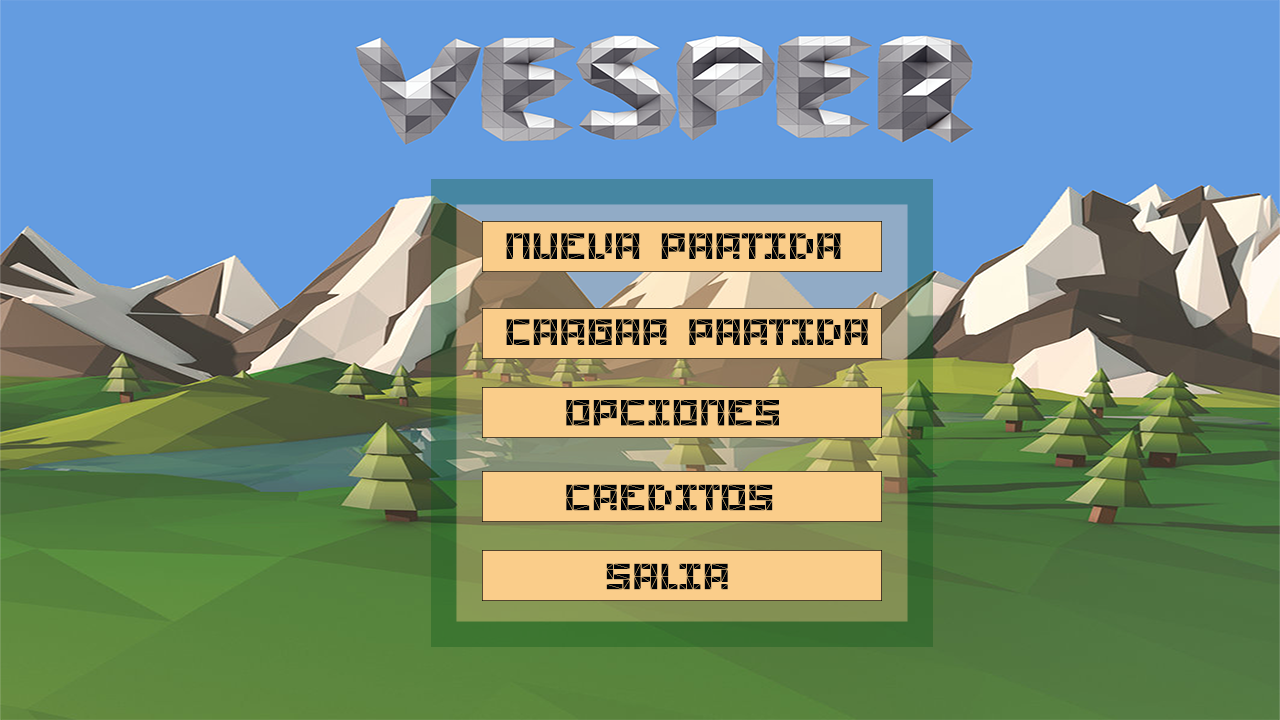
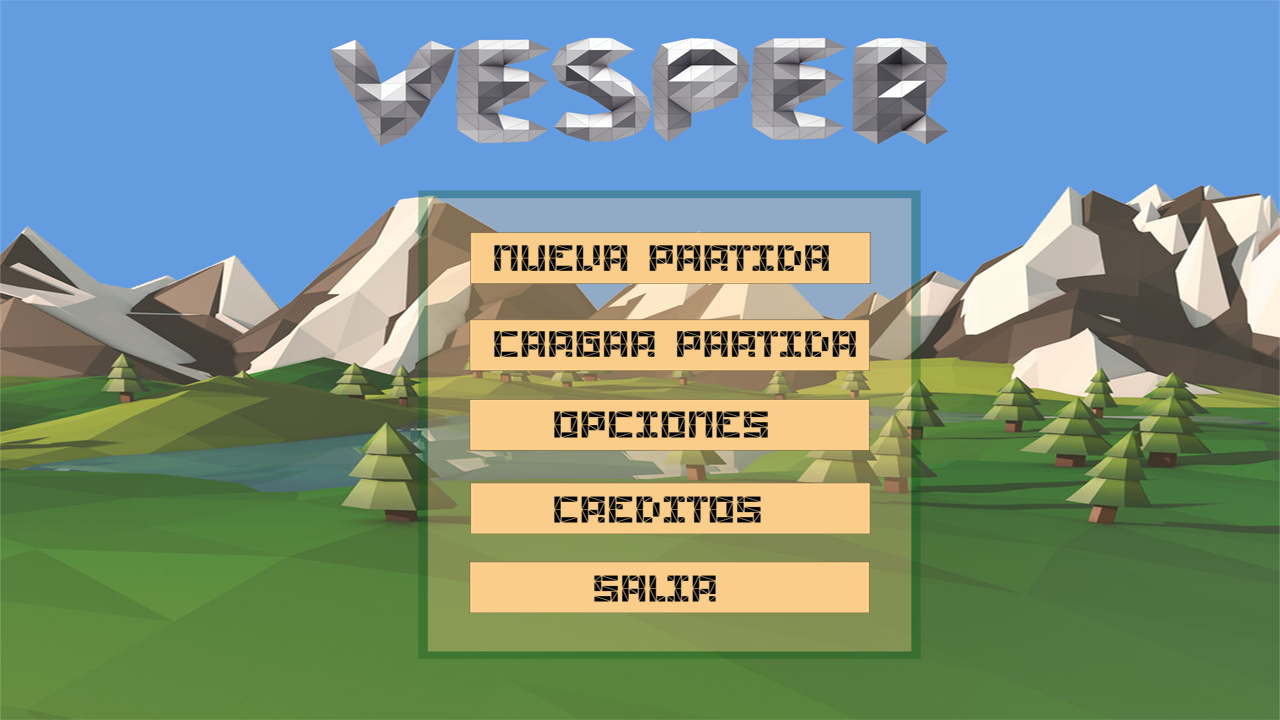
Layered file, before and after one edit (w=1280, h=720). Changes by layer:
painted on "CREDITOS copia" over [594, 563, 728, 602]
painted on "CREDITOS" over [554, 484, 773, 523]
painted on "opciones" over [554, 400, 779, 438]
painted on "CARGAR PARTIDA" over [494, 319, 868, 357]
painted on "NUEVA PARTIDA" over [494, 233, 841, 271]
painted on "Capa 2" over [329, 34, 975, 148]
painted on "Rectángulo6", unmasked it over [469, 550, 882, 613]
painted on "Rectángulo 5", unmasked it over [470, 471, 882, 534]
painted on "Rectángulo 4", unmasked it over [469, 387, 882, 451]
painted on "Rectángulo 3", unmasked it over [469, 308, 882, 371]
painted on "Rectángulo 2", unmasked it over [470, 221, 882, 284]
painted on "Rectángulo 1", unmasked it over [418, 179, 933, 659]
painted on "Capa 1" over [0, 0, 1280, 720]
